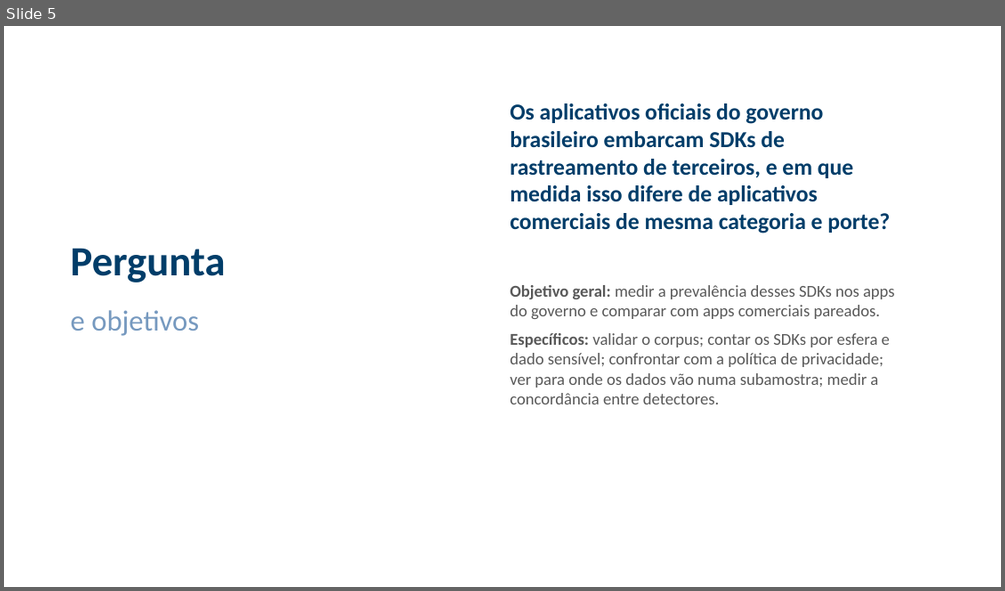
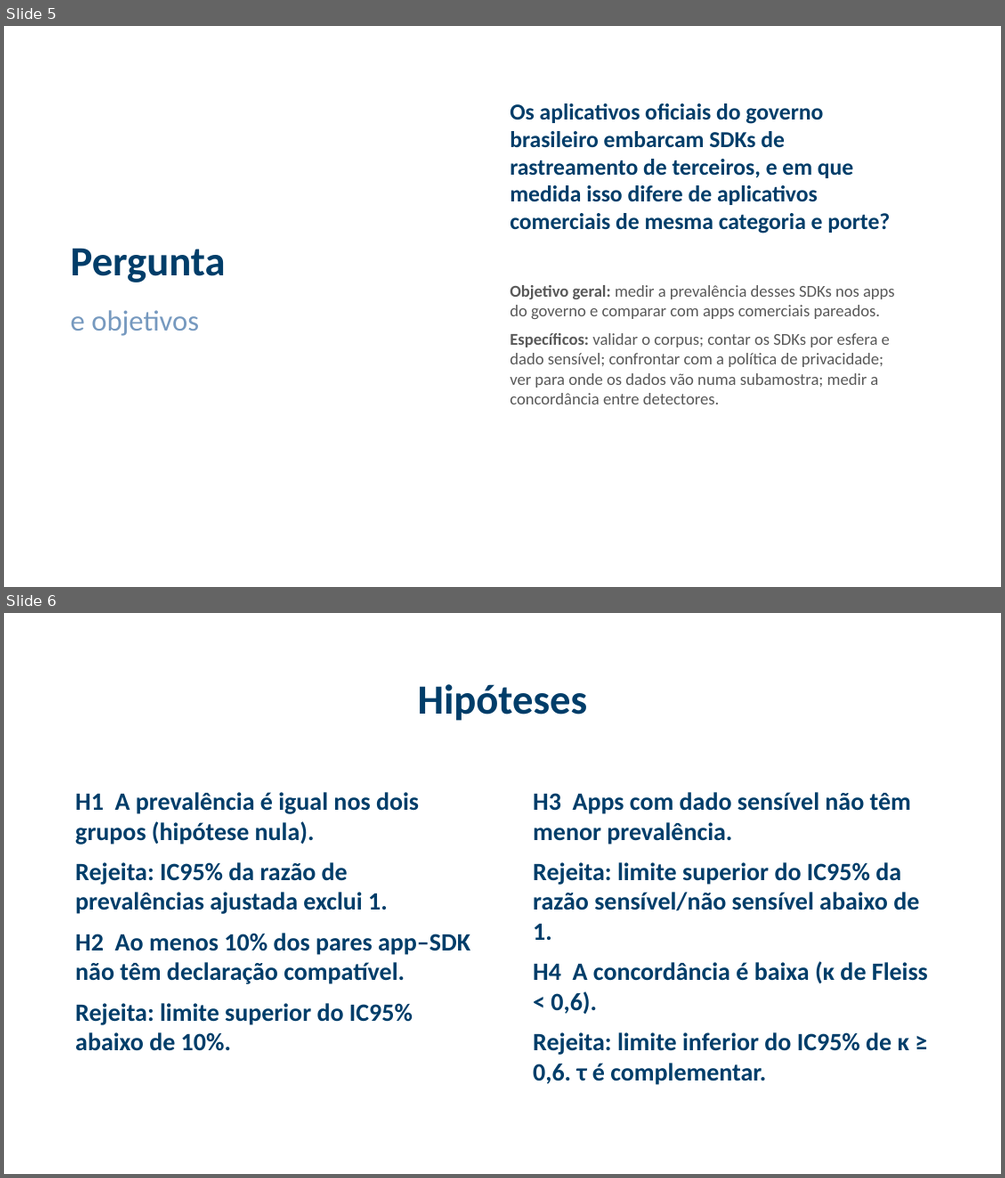
Before and after one commit to ClaudioAMF1/TCC, a slide deck: tcc/apresentacao/simulacao-defesa-rascunho.pptx. Shown one above the other, each under a label of ours: slide 5 before the commit, slides 5 and 6 after it. The pictures are 1005x591 and 1005x1178 pixels, drawn with LibreOffice and Linux fonts; fonts in the diff are those of the drawing; background and template pictures are left out. Boxes give left, top, right and bottom in pixels: in the first picture for what was removed or moved away, otherwise in the second. Text is boxed around its words. In the diff, an @@ line names an element or a change of style, - is before the commit and + after.

```diff
--- a/tcc/apresentacao/simulacao-defesa-rascunho.pptx
+++ b/tcc/apresentacao/simulacao-defesa-rascunho.pptx
@@ slide 6 added at (4,613,1001,1174), background picture (left out) @@
@@ text added at (418,684,588,721), 40 pt, text #003D69, bold @@
+Hipóteses
@@ text added at (75,792,470,1051), 24 pt, text #003D69, bold @@
+H1 A prevalência é igual nos dois grupos (hipótese nula).
+Rejeita: IC95% da razão de prevalências ajustada exclui 1.
+H2 Ao menos 10% dos pares app–SDK não têm declaração compatível.
+Rejeita: limite superior do IC95% abaixo de 10%.
@@ text added at (533,792,928,1085), 24 pt, text #003D69, bold @@
+H3 Apps com dado sensível não têm menor prevalência.
+Rejeita: limite superior do IC95% da razão sensível/não sensível abaixo de 1.
+H4 A concordância é baixa (κ de Fleiss < 0,6).
+Rejeita: limite inferior do IC95% de κ ≥ 0,6. τ é complementar.
```
Also in this commit, not shown: 10 slides changed, 2 other slides added, 3 slides removed, 15 other files.
